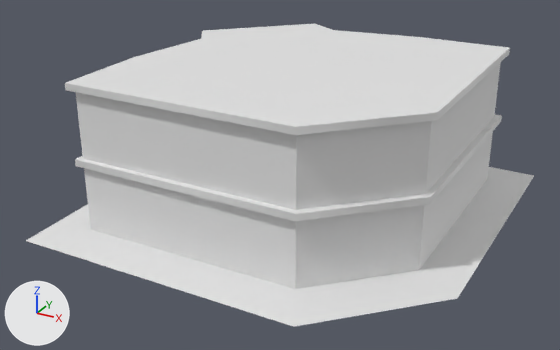
The FBX model Assets/Models/New/Gallery version 8.FBX, before and after one commit.
Both versions are drawn from a 50 mm camera at (24.5, -43.5, 20.8) aimed at (4.1, -6.2, 2.2). The axes (+X, +Y, +Z) are drawn at lower left. The lights are the same throughout. Where no turn or scale is listed for an object, it has been applied to the vertices.

The first picture shows 'Level 1 Floor', 'Level 2', 'Level 2 Floor', 'Level 3 Floor', 'Outer Walls'.
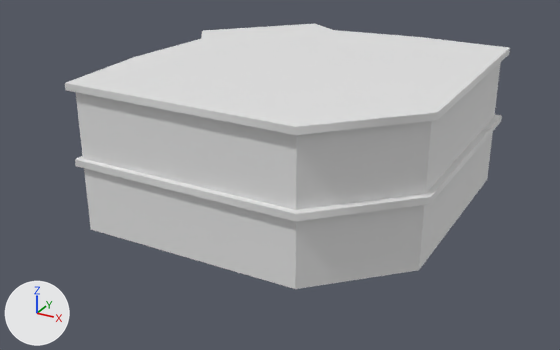
Location of each change, (x1, y1, x2, y2) in pixels of the pictures (560 x 350 px):
'Level 1 Floor', deleted
    before: (26, 167, 534, 327)

The edits, one by one:
Object 'Level 1 Floor' (ob_level_1_floor) is deleted.
